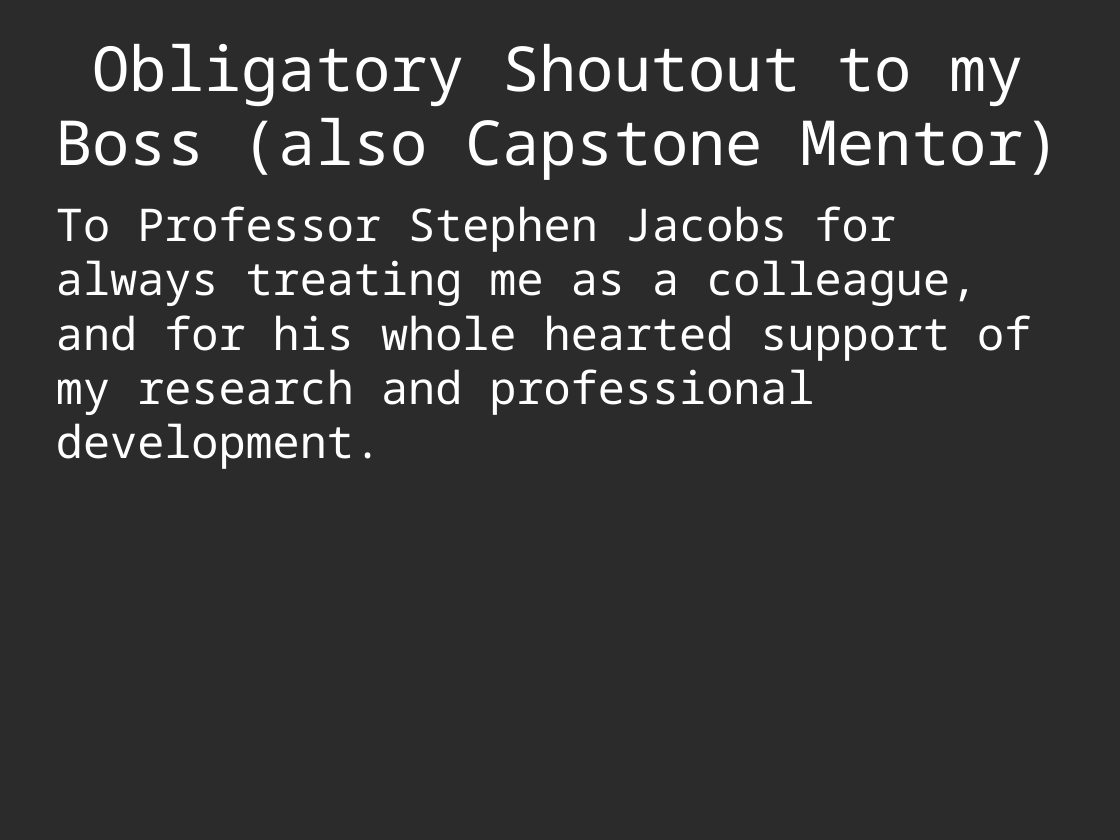
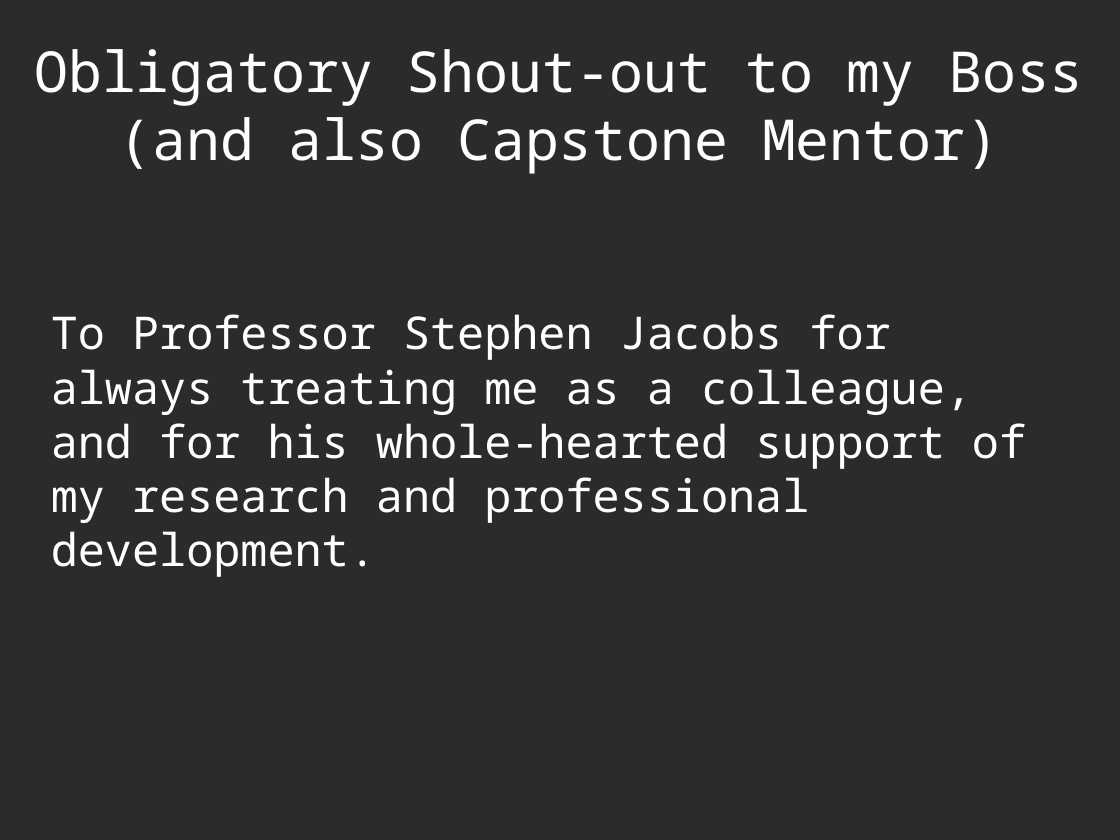
Before and after one commit to decause/RITCapstone, a slide deck: slide 48 of capstone-remy-preso.odp (slide 43 before the commit). Drawn at 1120x840 pixels with LibreOffice and Linux fonts; fonts in the diff are those of the drawing; background and template pictures are left out; a plain dark background stands for a picture behind light text. Boxes give left, top, right and bottom in pixels: in the first picture for what was removed or moved away, otherwise in the second. Text is boxed around its words. In the diff, an @@ line names an element or a change of style, - is before the commit and + after.

```diff
--- a/capstone-remy-preso.odp
+++ b/capstone-remy-preso.odp
@@ title at (34,49,1083,174): text changed; size 44 to 40 pt @@
-Obligatory Shoutout to my Boss (also Capstone Mentor)
+Obligatory Shout-out to my Boss (and also Capstone Mentor)
@@ text at (51,314,1026,577): text changed @@
-To Professor Stephen Jacobs for always treating me as a colleague, and for his whole hearted support of my research and professional development.
+To Professor Stephen Jacobs for always treating me as a colleague, and for his whole-hearted support of my research and professional development.
```
Also in this commit, not shown: 16 other slides changed, 10 slides added, 5 slides removed.
